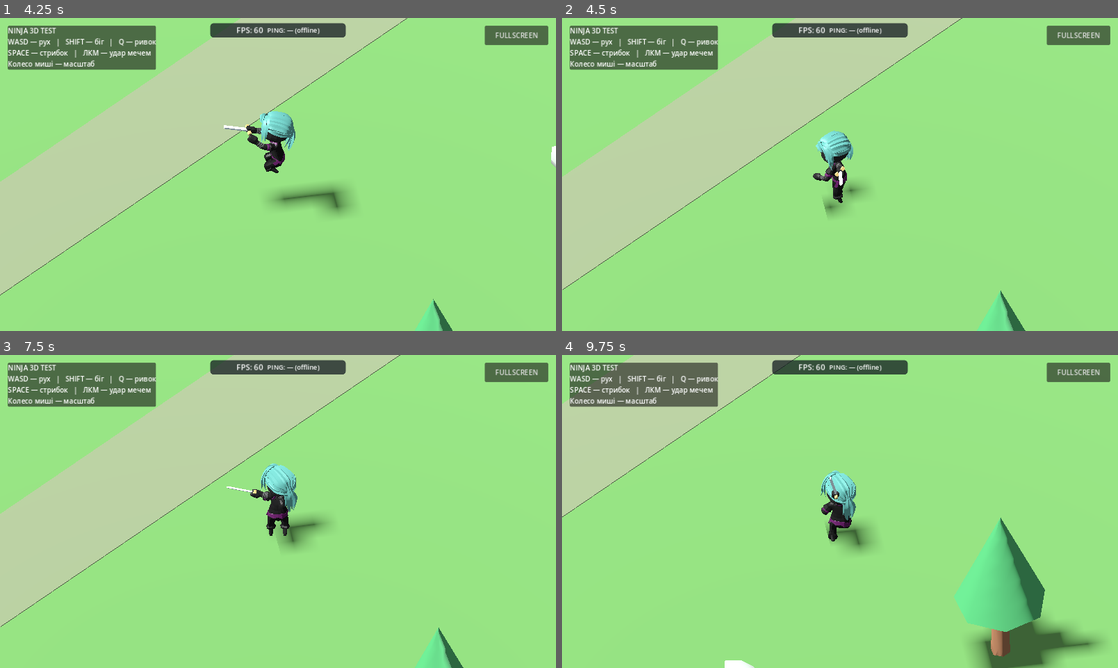
Above: before the commit, frames 1-4 (two rows, left to right).
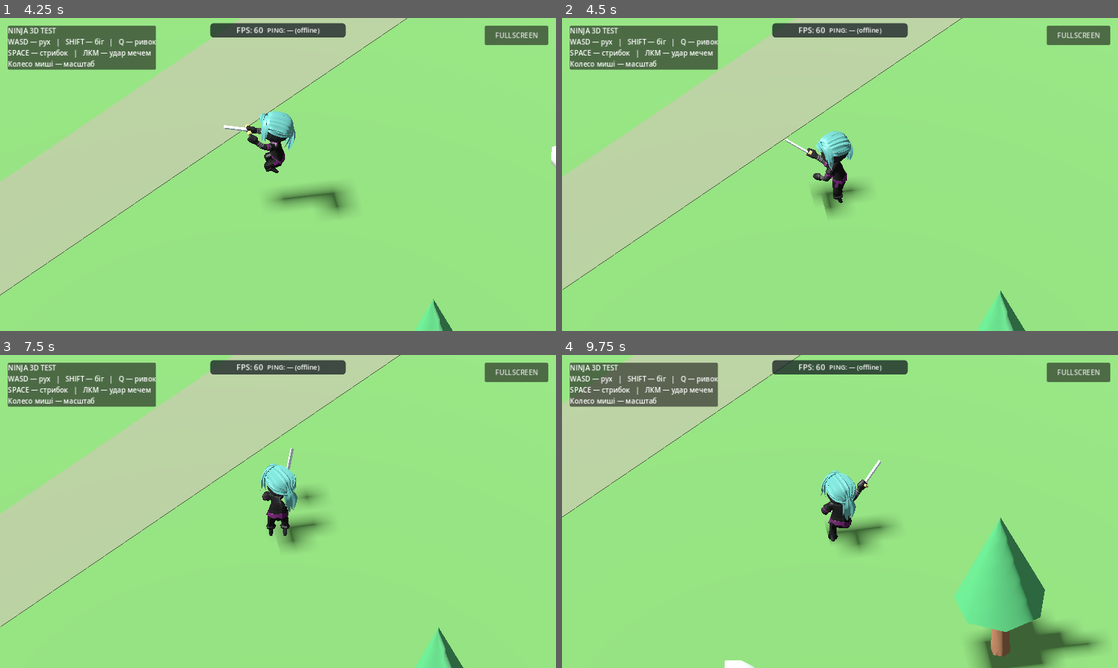
Above: after the commit, the same moments.

Repository: levian47/riskfate-3d-pro
Game: Godot game, scene res://main.tscn
Same seed, same stepped clock (60 frames per second), same inputs: the game is played once before the commit and once after it.
Inputs (mouse positions are in pixels of both pictures, inside the frame that each line leads up to):
- Up to frame 1 (4.25 s): tap Enter at 0.5 s; move the mouse to (400, 158) at 0.52 s; hold D 0.53-1.25 s; hold Shift 0.53-1.25 s; click (400, 158) at 0.67 s; tap Space at 0.77, 3.77 s; drag from (166, 190) to (250, 237) at 1.27 s; move the mouse to (333, 105) at 2.02 s; hold D 2.03-2.75 s; hold Shift 2.03-2.75 s; drag from (250, 237) to (111, 127) at 2.77 s; move the mouse to (444, 221) at 3.52 s; hold A from 3.53 s (still down); hold Shift from 3.53 s (still down)
- Up to frame 2 (4.5 s): release A at 4.25 s; release Shift at 4.25 s; drag from (673, 127) to (756, 96) at 4.27 s
- Up to frame 3 (7.5 s): move the mouse to (305, 511) at 5.02 s; hold S 5.03-5.75 s; hold Shift 5.03-5.75 s; click (305, 511) at 5.17 s; drag from (194, 433) to (166, 527) at 5.77 s; move the mouse to (400, 495) at 6.52 s; hold W 6.53-7.25 s; hold Shift 6.53-7.25 s; tap Space at 6.77 s; drag from (166, 527) to (250, 574) at 7.27 s
- Up to frame 4 (9.75 s): move the mouse to (895, 442) at 8.02 s; hold S 8.03-8.75 s; hold Shift 8.03-8.75 s; drag from (812, 574) to (673, 464) at 8.77 s; move the mouse to (1006, 558) at 9.52 s; hold W from 9.53 s (still down); hold Shift from 9.53 s (still down); click (1006, 558) at 9.67 s

Frame 1 is identical in both runs. In frame 2, 0.4% of the frame differs, in the area x 40-52%, y 38-61%; in frame 3, 0.4%; in frame 4, 0.5%, in the area x 48-60%, y 33-58%.

Commit message:
fix: choose mirrored sword slash based on camera-relative hero facing

Diff:
--- a/main.gd
+++ b/main.gd
@@ -258,6 +258,13 @@
 	attack_duration = animator.get_animation(clip_name).length / ATTACK_SPEED
 	attack_time_left = attack_duration
 	attack_hit_pending = true
+	# Screen-right is the camera X axis. Pick the reverse local swing when
+	# the hero's right-side axis projects toward the left of the screen.
+	# This also works when changing directions during ordinary movement.
+	var camera_right := camera.global_transform.basis.x
+	var hero_right := visual.global_transform.basis.x
+	var use_mirror := camera_right.dot(hero_right) < 0.0
+	animation_tree.set("parameters/SwordDirection/transition_request", "Mirrored" if use_mirror else "Normal")
 	animation_tree.set("parameters/Attack/request", AnimationNodeOneShot.ONE_SHOT_REQUEST_FIRE)
 
 
@@ -357,7 +364,7 @@
 	return ""
 
 
-func _make_wider_sword_slash(source_name: String, model: Node) -> String:
+func _make_wider_sword_slash(source_name: String, model: Node, mirrored: bool = false) -> String:
 	# Preserve the imported source. First widen the upper arm as before,
 	# then solve the right-shoulder rotation for a near-horizontal sword tip.
 	var source := animator.get_animation(source_name)
@@ -395,9 +402,11 @@
 	if arm_track < 0:
 		return ""
 	var lib := AnimationLibrary.new()
-	if lib.add_animation("WideSwordSlash", wide) != OK:
+	var clip_name := "WideSwordSlashMirror" if mirrored else "WideSwordSlash"
+	var library_name := "combat_mirror" if mirrored else "combat"
+	if lib.add_animation(clip_name, wide) != OK:
 		return ""
-	if animator.add_animation_library("combat", lib) != OK:
+	if animator.add_animation_library(library_name, lib) != OK:
 		return ""
 
 	# AnimationPlayer.seek() gives the REAL post-import Godot bone pose.
@@ -408,7 +417,7 @@
 	var key_times: Array[float] = []
 	var shoulder_rotations: Array[Quaternion] = []
 	var previous_pose := Quaternion.IDENTITY
-	animator.play("combat/WideSwordSlash")
+	animator.play(library_name + "/" + clip_name)
 	for i in range(wide.track_get_key_count(arm_track)):
 		var time: float = wide.track_get_key_time(arm_track, i)
 		animator.seek(time, true)
@@ -422,7 +431,8 @@
 		if radius < 0.5:
 			continue
 		var progress := smoothstep(0.14, 0.59, fraction)
-		var horizontal_angle := deg_to_rad(lerpf(SWORD_ARC_SWEEP_ANGLE, -SWORD_ARC_SWEEP_ANGLE, progress))
+		var arc_direction := -1.0 if mirrored else 1.0
+		var horizontal_angle := deg_to_rad(lerpf(SWORD_ARC_SWEEP_ANGLE * arc_direction, -SWORD_ARC_SWEEP_ANGLE * arc_direction, progress))
 		var desired_height := lerpf(SWORD_ARC_START_HEIGHT, SWORD_ARC_END_HEIGHT, progress)
 		desired_height = clampf(desired_height, -radius * 0.95, radius * 0.95)
 		var horizontal_length := sqrt(maxf(0.001, radius * radius - desired_height * desired_height))
@@ -456,7 +466,7 @@
 	wide.track_set_path(shoulder_track, NodePath(arm_path.replace("UpperArm.R", "Shoulder.R")))
 	for key_index in range(key_times.size()):
 		wide.rotation_track_insert_key(shoulder_track, key_times[key_index], shoulder_rotations[key_index])
-	return "combat/WideSwordSlash"
+	return library_name + "/" + clip_name
 
 
 func _setup_animation_tree(model: Node) -> void:
@@ -489,12 +499,25 @@
 	if attack_clip_name.is_empty():
 		push_error("SwordSlash clip missing")
 		return
+	# The same fixed local-space swing can appear reversed when the hero turns
+	# relative to the isometric camera. Author both directions once and choose
+	# which clip travels right-to-left ON SCREEN at the moment of each attack.
 	var wide_clip_name := _make_wider_sword_slash(attack_clip_name, model)
-	if not wide_clip_name.is_empty():
-		attack_clip_name = wide_clip_name
+	var mirror_clip_name := _make_wider_sword_slash(attack_clip_name, model, true)
+	if wide_clip_name.is_empty() or mirror_clip_name.is_empty():
+		push_error("Could not build both sword swing direction variants")
+		return
+	attack_clip_name = wide_clip_name
 	var attack_clip := animator.get_animation(attack_clip_name)
 	var attack_node := AnimationNodeAnimation.new()
 	attack_node.animation = attack_clip_name
+	var mirror_node := AnimationNodeAnimation.new()
+	mirror_node.animation = mirror_clip_name
+	var swing_direction := AnimationNodeTransition.new()
+	swing_direction.input_count = 2
+	swing_direction.xfade_time = 0.0
+	swing_direction.set_input_name(0, "Normal")
+	swing_direction.set_input_name(1, "Mirrored")
 	var attack_speed := AnimationNodeTimeScale.new()
 	var attack_layer := AnimationNodeOneShot.new()
 	attack_layer.fadein_time = 0.06
@@ -514,9 +537,13 @@
 		return
 
 	root.add_node("SwordSlash", attack_node)
+	root.add_node("SwordSlashMirror", mirror_node)
+	root.add_node("SwordDirection", swing_direction)
+	root.connect_node("SwordDirection", 0, "SwordSlash")
+	root.connect_node("SwordDirection", 1, "SwordSlashMirror")
 	root.add_node("AttackSpeed", attack_speed)
 	root.add_node("Attack", attack_layer)
-	root.connect_node("AttackSpeed", 0, "SwordSlash")
+	root.connect_node("AttackSpeed", 0, "SwordDirection")
 	root.connect_node("Attack", 0, "Locomotion")
 	root.connect_node("Attack", 1, "AttackSpeed")
 	root.connect_node("output", 0, "Attack")
@@ -529,6 +556,7 @@
 	animator.stop()
 	animation_tree.active = true
 	animation_tree.set("parameters/AttackSpeed/scale", ATTACK_SPEED)
+	animation_tree.set("parameters/SwordDirection/transition_request", "Normal")
 	_set_locomotion("Idle")
 
 
